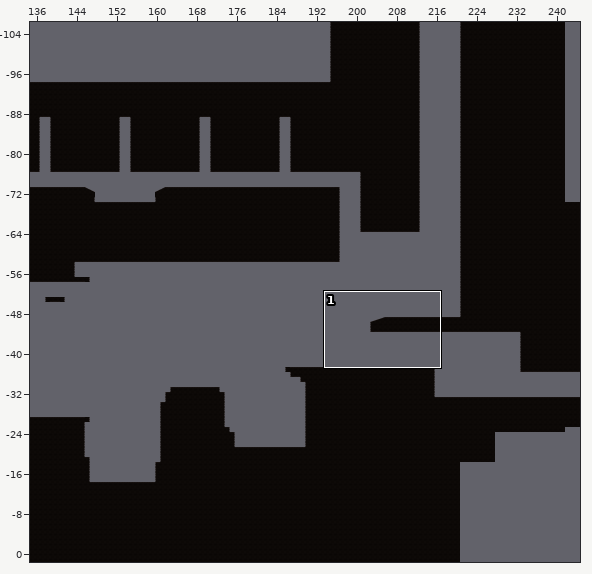
A Tiled map gets an edit: Assets/Tiled/Level1TileMap/map1-2-1.tmx. The picture above shows the old version from afar; the outline marks the close-up.
Close-up. As it was:
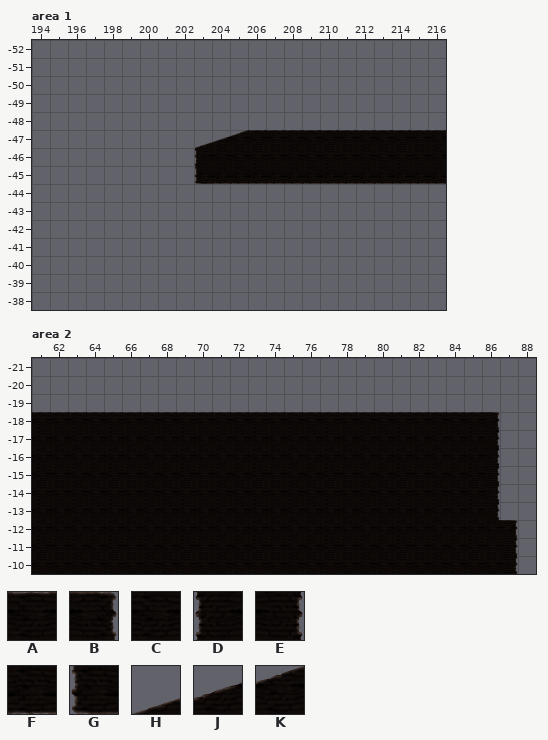
Cells are 256x256 px. Shown: area 1 x 194..216, y -52..-38; area 2 x 61..88, y -21..-10. The commit also changed other parts of the map, which this record leaves out.
Key: from "Level1 Tileset": A 0, B 2, C 8, D 9, E 10, F 16, G 17, H 24, J 25, K 26.
_ is an empty cell.
Layer "ground" before, area 1, first column x 194:
-52 _______________________
-51 _______________________
-50 _______________________
-49 _______________________
-48 _______________________
-47 _________HJKAAAAAAAAAAA
-46 _________DCCCCCCCCCCCCC
-45 _________GFFFFFFFFFFFFF
-44 _______________________
-43 _______________________
-42 _______________________
-41 _______________________
-40 _______________________
-39 _______________________
-38 _______________________
Layer "ground" before, area 2, first column x 61:
-21 ____________________________
-20 ____________________________
-19 ____________________________
-18 AAAAAAAAAAAAAAAAAAAAAAAAAB__
-17 CCCCCCCCCCCCCCCCCCCCCCCCCE__
-16 CCCCCCCCCCCCCCCCCCCCCCCCCE__
-15 CCCCCCCCCCCCCCCCCCCCCCCCCE__
-14 CCCCCCCCCCCCCCCCCCCCCCCCCE__
-13 CCCCCCCCCCCCCCCCCCCCCCCCCE__
-12 CCCCCCCCCCCCCCCCCCCCCCCCCCB_
-11 CCCCCCCCCCCCCCCCCCCCCCCCCCE_
-10 CCCCCCCCCCCCCCCCCCCCCCCCCCE_
And afterwards:
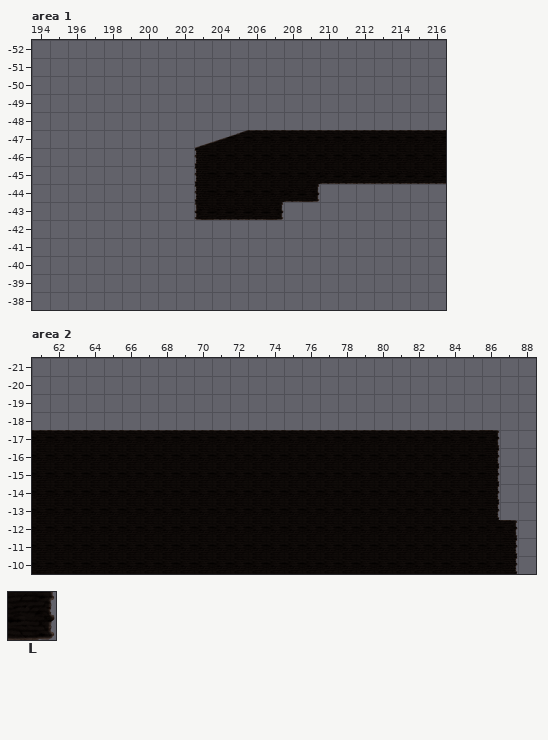
Further tiles: from "Level1 Tileset": L 18.
From old to new:
Changed rows in their new state; . is an unchanged cell.
Layer "ground", area 1:
first column x 203:
-45 DCCCCCC
-44 DCCCCFL
-43 GFFFL..
Layer "ground", area 2:
first column x 61:
-18 __________________________
-17 AAAAAAAAAAAAAAAAAAAAAAAAAB
Pixel boxes of the changes (left, top, right, bottom) in both close-ups:
changed: (194, 166, 320, 220)
changed: (32, 412, 500, 448)
